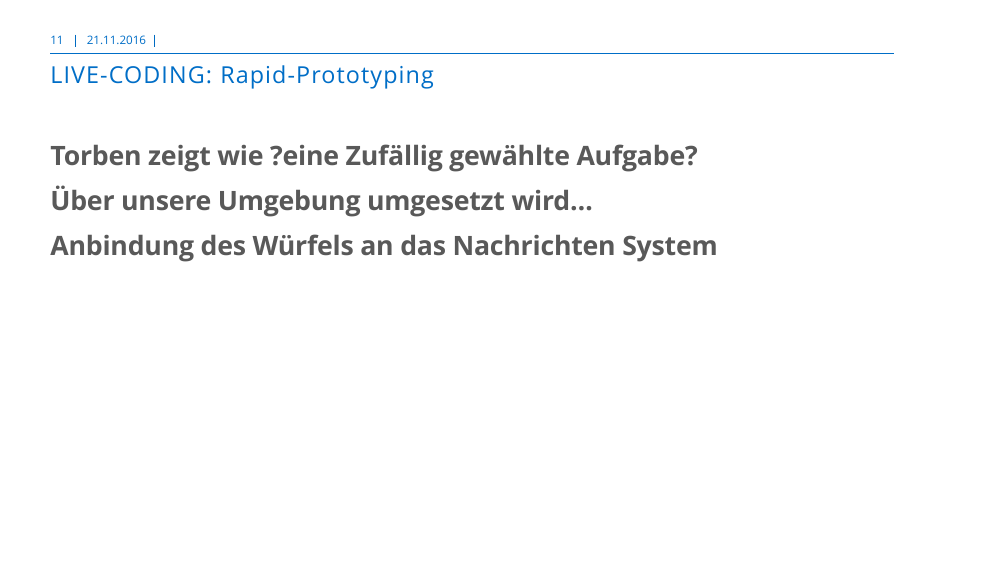
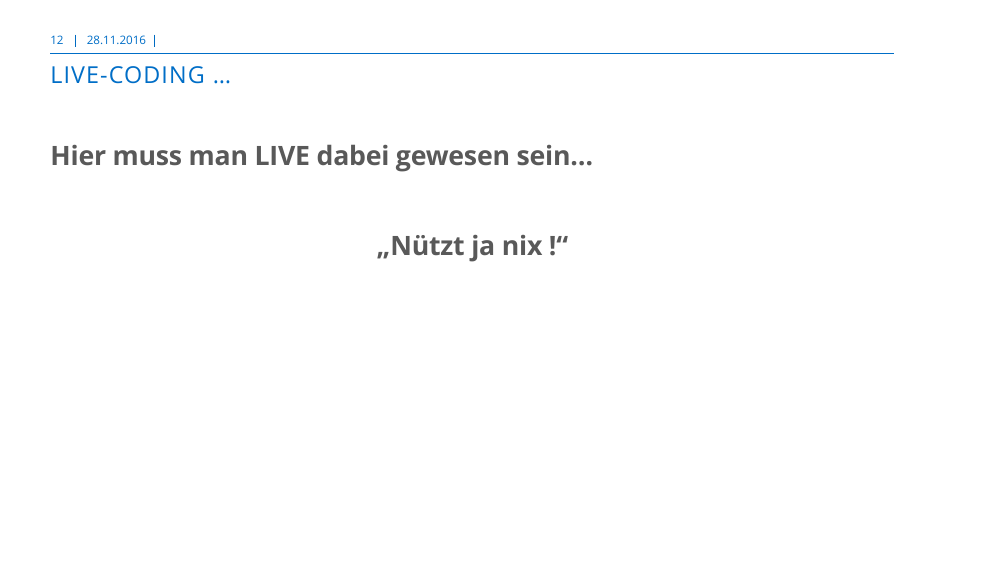
Before and after one commit to donnerruebe/IoTplay, a slide deck: slide 12 of doc/adesso_Template_summIT.pptx (slide 11 before the commit). Drawn at 1008x567 pixels with LibreOffice and Linux fonts; fonts in the diff are those of the drawing; background and template pictures are left out. Boxes give left, top, right and bottom in pixels: in the first picture for what was removed or moved away, otherwise in the second. Text is boxed around its words. In the diff, an @@ line names an element or a change of style, - is before the commit and + after.

```diff
--- a/doc/adesso_Template_summIT.pptx
+++ b/doc/adesso_Template_summIT.pptx
@@ page number at (x1=50, y1=35, x2=63, y2=44): text changed @@
-11
+12
@@ text at (x1=87, y1=35, x2=146, y2=44): text changed @@
-21.11.2016
+28.11.2016
@@ title at (x1=50, y1=66, x2=204, y2=84): text changed @@
-LIVE-CODING: Rapid-Prototyping
+LIVE-CODING …
@@ text at (x1=50, y1=144, x2=594, y2=262): text changed @@
-Torben zeigt wie ?eine Zufällig gewählte Aufgabe?
-Über unsere Umgebung umgesetzt wird…
-Anbindung des Würfels an das Nachrichten System
+Hier muss man LIVE dabei gewesen sein…
+„Nützt ja nix !“
```
Also in this commit, not shown: 10 other slides changed, 1 slide added.
